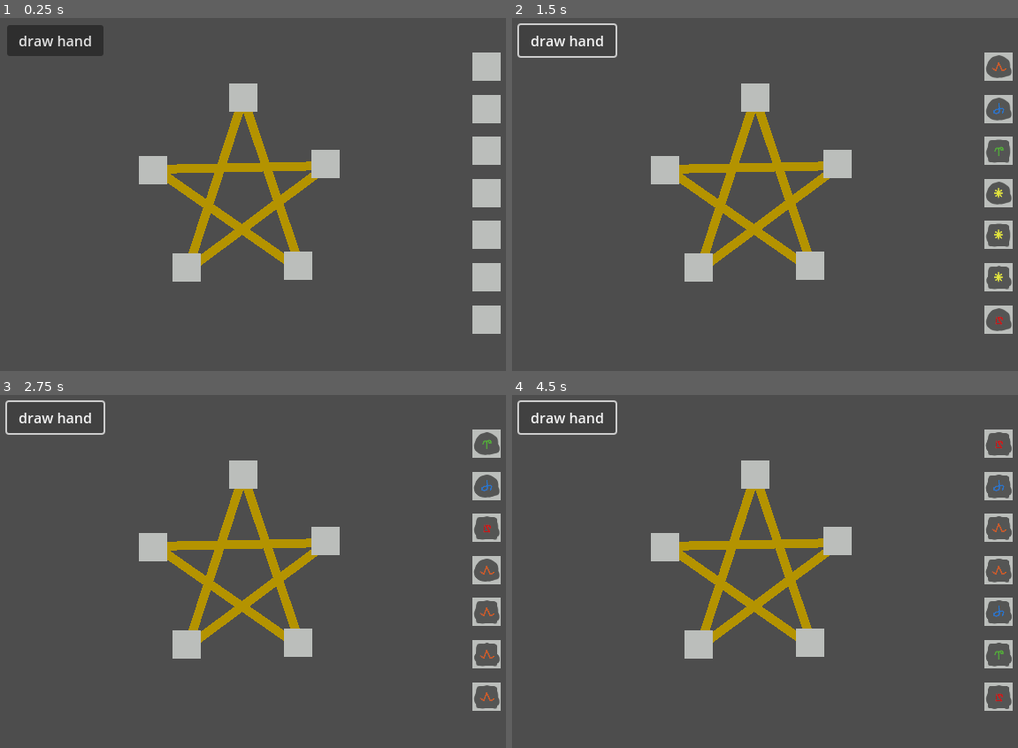
Above: before the commit, frames 1-4 (two rows, left to right).
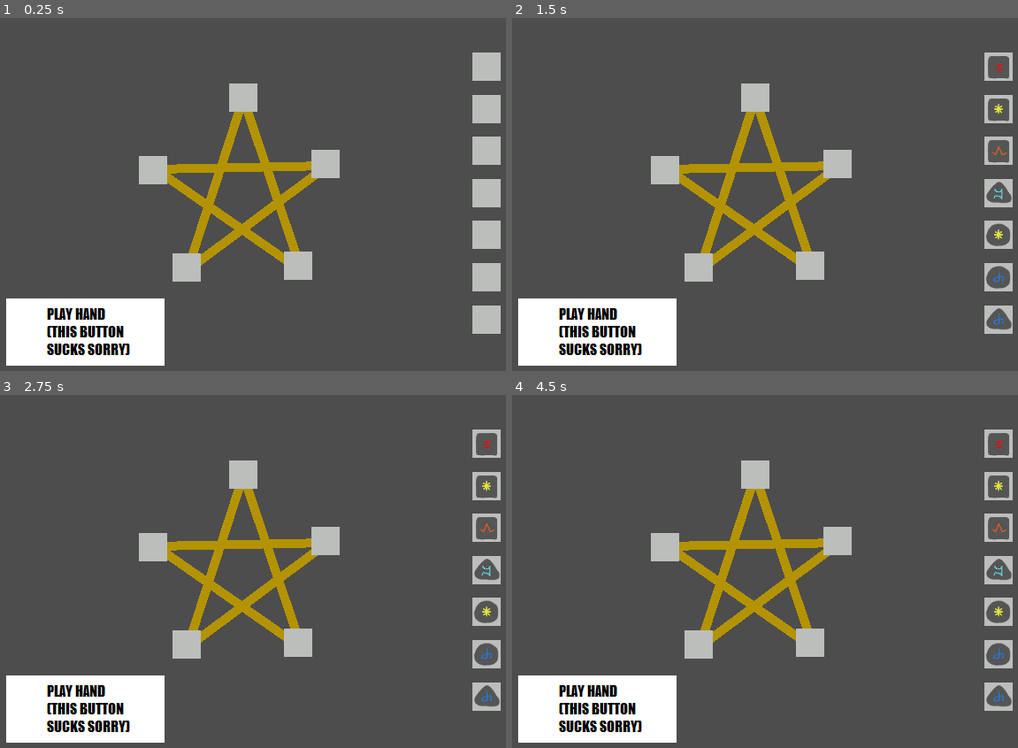
Above: after the commit, the same moments.

Repository: maxfarr/alchemy_game
Game: Godot game, scene res://alchemy.tscn
The game is run twice, just before and just after one commit, with the same random seed, the same clock (stepped at 60 frames per second) and the same inputs.
Inputs (mouse positions are in pixels of both pictures, inside the frame that each line leads up to; where the layout moved, square brackets give the same spot in the first picture):
- Up to frame 1 (0.25 s): no input
- Up to frame 2 (1.5 s): click (598, 332) [567, 39] at 0.5 s; click (598, 332) [567, 39] at 1.25 s
- Up to frame 3 (2.75 s): click (86, 709) [55, 416] at 2 s
- Up to frame 4 (4.5 s): tap Enter at 2.75, 4.25 s; tap Space at 3.5 s

The runs differ from the first frame. In frame 1, 7.6% of the frame differs, in the area x 1-33%, y 2-99%; in frame 2, 7.0%; in frame 3, 7.1%; in frame 4, 7.0%.

Commit message:
basic element/shape scoring logic implemented

Diff:
--- a/alchemy.tscn
+++ b/alchemy.tscn
@@ -1,13 +1,18 @@
-[gd_scene load_steps=5 format=3 uid="uid://cr34cyujqcbfn"]
+[gd_scene load_steps=9 format=3 uid="uid://cr34cyujqcbfn"]
 
 [ext_resource type="Script" path="res://drawButton.gd" id="1_ecvk6"]
 [ext_resource type="Texture2D" uid="uid://jvdmnyffm4w2" path="res://sprites/slot_background.png" id="3_3cafq"]
 [ext_resource type="Script" path="res://hand_slot.gd" id="3_d7d07"]
 [ext_resource type="Script" path="res://hand_slots_container.gd" id="3_gabwj"]
+[ext_resource type="Texture2D" uid="uid://db1weccruubxa" path="res://sprites/play_button_temp.png" id="5_s5k13"]
+[ext_resource type="Script" path="res://play_spell_button.gd" id="6_0t52t"]
+[ext_resource type="AudioStream" uid="uid://cplnp75s08ueq" path="res://sfx/SFX_UI_ClickSpecial1.wav" id="7_vlmb1"]
+[ext_resource type="AudioStream" uid="uid://cslkxapxngww2" path="res://sfx/SFX_UI_Draw_1.1.wav" id="8_5abf1"]
 
 [node name="Node2D" type="Node2D"]
 
 [node name="Button" type="Button" parent="."]
+visible = false
 offset_left = 8.0
 offset_top = 8.0
 offset_right = 117.0
@@ -93,6 +98,7 @@
 script = ExtResource("3_d7d07")
 
 [node name="HandSlot" type="TextureRect" parent="."]
+unique_name_in_owner = true
 offset_left = 259.0
 offset_top = 74.0
 offset_right = 299.0
@@ -102,6 +108,7 @@
 script = ExtResource("3_d7d07")
 
 [node name="HandSlot2" type="TextureRect" parent="."]
+unique_name_in_owner = true
 offset_left = 352.0
 offset_top = 149.0
 offset_right = 392.0
@@ -111,6 +118,7 @@
 script = ExtResource("3_d7d07")
 
 [node name="HandSlot3" type="TextureRect" parent="."]
+unique_name_in_owner = true
 offset_left = 321.0
 offset_top = 264.0
 offset_right = 361.0
@@ -120,6 +128,7 @@
 script = ExtResource("3_d7d07")
 
 [node name="HandSlot4" type="TextureRect" parent="."]
+unique_name_in_owner = true
 offset_left = 195.0
 offset_top = 266.0
 offset_right = 235.0
@@ -129,6 +138,7 @@
 script = ExtResource("3_d7d07")
 
 [node name="HandSlot5" type="TextureRect" parent="."]
+unique_name_in_owner = true
 offset_left = 157.0
 offset_top = 156.0
 offset_right = 197.0
@@ -143,4 +153,22 @@
 closed = true
 default_color = Color(0.707127, 0.575502, 7.70092e-07, 1)
 
+[node name="PlaySpellButton" type="TextureButton" parent="."]
+offset_left = 7.0
+offset_top = 317.0
+offset_right = 186.0
+offset_bottom = 393.0
+texture_normal = ExtResource("5_s5k13")
+stretch_mode = 0
+script = ExtResource("6_0t52t")
+
+[node name="RuneDropSFX" type="AudioStreamPlayer" parent="."]
+unique_name_in_owner = true
+stream = ExtResource("7_vlmb1")
+
+[node name="RuneDrawSFX" type="AudioStreamPlayer" parent="."]
+unique_name_in_owner = true
+stream = ExtResource("8_5abf1")
+
 [connection signal="pressed" from="Button" to="Button" method="_on_pressed"]
+[connection signal="pressed" from="PlaySpellButton" to="PlaySpellButton" method="_on_pressed"]
--- a/hand_slot.gd
+++ b/hand_slot.gd
@@ -5,13 +5,14 @@
 @export var rune : Rune
 
 func _get_drag_data(at_position):
-	var sprite = RuneSprite.new(rune)
-	sprite.set_indexed("self_modulate:a", 0.5)
-	set_drag_preview(sprite)
-	return {
-		"rune": rune,
-		"origin": self
-	}
+	if rune != null:
+		var sprite = RuneSprite.new(rune)
+		sprite.set_indexed("self_modulate:a", 0.5)
+		set_drag_preview(sprite)
+		return {
+			"rune": rune,
+			"origin": self
+		}
 
 func _can_drop_data(at_position, data):
 	return true
@@ -40,6 +41,8 @@
 		rune_sprite.position = Vector2(Utils.RUNE_WIDTH_PX/2, Utils.RUNE_WIDTH_PX/2)
 		origin.add_child(rune_sprite)
 
+	%RuneDropSFX.play()
+
 # Called when the node enters the scene tree for the first time.
 func _ready():
 	pass # Replace with function body.
--- a/hand_slots_container.gd
+++ b/hand_slots_container.gd
@@ -14,7 +14,21 @@
 
 # Called when the node enters the scene tree for the first time.
 func _ready():
-	pass # Replace with function body.
+	await get_tree().create_timer(1.0).timeout
+	%RuneDrawSFX.play()
+	for i in range(7):
+		var rune = PlayerData.drawRune()
+
+		if rune == null:
+			print("Bag is empty!")
+			return
+
+		print(rune.shape + " / " + rune.element)
+		var slot = hand_slots[i]
+		slot.rune = rune
+		var rune_sprite = RuneSprite.new(rune)
+		slot.add_child(rune_sprite)
+		rune_sprite.position = Vector2(16, 16)
 
 
 # Called every frame. 'delta' is the elapsed time since the previous frame.
--- /dev/null
+++ b/play_spell_button.gd
@@ -0,0 +1,157 @@
+extends TextureButton
+
+@onready var play_slots = [
+	%HandSlot,
+	%HandSlot2,
+	%HandSlot3,
+	%HandSlot4,
+	%HandSlot5
+]
+
+# indices of neighbors for each slot
+const neighbors = [[2, 3], [3, 4], [4, 0], [0, 1], [1, 2]]
+
+# Called when the node enters the scene tree for the first time.
+func _ready():
+	pass # Replace with function body.
+
+# Called every frame. 'delta' is the elapsed time since the previous frame.
+func _process(delta):
+	pass
+
+func score_hand():
+	var score = 0
+	var mult = 0
+
+	var combo_occurrences = {
+		# element
+		"single_element" : [],
+		"double_element" : [],
+		"triple_element" : [],
+		"quad_element" : [],
+		# all same element
+		"pure_infusion" : [],
+		#shapes
+		"single_shape" : [],
+		"double_shape" : [],
+		"triple_shape" : [],
+		"quad_shape" : [],
+		# all same shape
+		"balanced_infusion" : [],
+		# all same shape and element
+		"total_infusion" : []
+	}
+
+	# check element combos, will use dummy dict values to represent a set
+	var runes_checked_for_elements = {}
+	for i in range(5):
+		#print("checking rune %d" % i)
+		if runes_checked_for_elements.has(i): continue
+		#print("rune %d not checked yet" % i)
+
+		var rune = play_slots[i].rune
+
+		if rune != null:
+			#print("rune %d not null" % i)
+			var connected = 1
+			var runes_in_element_combo = [i]
+			# check the neighbors
+			for neighbor in range(2):
+				var neighbor_index = neighbors[i][neighbor]
+				var neighbor_rune = play_slots[neighbor_index].rune
+				#print("neighbor index is %d" % neighbor_index)
+				if neighbor_rune != null and neighbor_rune.element == rune.element and not runes_checked_for_elements.has(neighbor_index):
+					#print("match between %d and %d" % [i, neighbor_index])
+					runes_checked_for_elements[neighbor_index] = null
+					runes_in_element_combo.append(neighbor_index)
+					connected += 1
+
+					# ...and then check the neighbors of each neighbor
+					# sorry to anyone reading this code in the future, had to make quick decisions
+					for other_neighbor in range(2):
+						var other_neighbor_index = neighbors[neighbor_index][other_neighbor]
+						if other_neighbor_index == i: continue
+						var other_neighbor_rune = play_slots[other_neighbor_index].rune
+						#print("neighbor index is %d" % neighbor_index)
+						if other_neighbor_rune != null and other_neighbor_rune.element == neighbor_rune.element and not runes_checked_for_elements.has(other_neighbor_index):
+							#print("match between %d and %d" % [neighbor_index, other_neighbor_index])
+							connected += 1
+							runes_checked_for_elements[other_neighbor_index] = null
+							runes_in_element_combo.append(other_neighbor_index)
+
+			#print("connected %d" % connected)
+			if connected == 1:
+				combo_occurrences["single_element"].append([runes_in_element_combo, rune.element])
+			elif connected == 2:
+				combo_occurrences["double_element"].append([runes_in_element_combo, rune.element])
+			elif connected == 3:
+				combo_occurrences["triple_element"].append([runes_in_element_combo, rune.element])
+			elif connected == 4:
+				combo_occurrences["quad_element"].append([runes_in_element_combo, rune.element])
+			elif connected == 5:
+				combo_occurrences["pure_infusion"].append([runes_in_element_combo, rune.element])
+				break
+		runes_checked_for_elements[i] = null
+
+	# check shape combos, will use dummy dict values to represent a set
+	var runes_checked_for_shapes = {}
+	for i in range(5):
+		#print("checking rune %d" % i)
+		if runes_checked_for_shapes.has(i): continue
+		#print("rune %d not checked yet" % i)
+
+		var rune = play_slots[i].rune
+
+		if rune != null:
+			#print("rune %d not null" % i)
+			var connected = 1
+			var runes_in_shape_combo = [i]
+			# check the neighbors
+			for neighbor in range(2):
+				var neighbor_index = neighbors[i][neighbor]
+				var neighbor_rune = play_slots[neighbor_index].rune
+				#print("neighbor index is %d" % neighbor_index)
+				if neighbor_rune != null and neighbor_rune.shape == rune.shape and not runes_checked_for_shapes.has(neighbor_index):
+					#print("match between %d and %d" % [i, neighbor_index])
+					runes_checked_for_shapes[neighbor_index] = null
+					runes_in_shape_combo.append(neighbor_index)
+					connected += 1
+
+					# ...and then check the neighbors of each neighbor
+					# sorry to anyone reading this code in the future, had to make quick decisions
+					for other_neighbor in range(2):
+						var other_neighbor_index = neighbors[neighbor_index][other_neighbor]
+						if other_neighbor_index == i: continue
+						var other_neighbor_rune = play_slots[other_neighbor_index].rune
+						#print("neighbor index is %d" % neighbor_index)
+						if other_neighbor_rune != null and other_neighbor_rune.shape == neighbor_rune.shape and not runes_checked_for_shapes.has(other_neighbor_index):
+							#print("match between %d and %d" % [neighbor_index, other_neighbor_index])
+							connected += 1
+							runes_checked_for_shapes[other_neighbor_index] = null
+							runes_in_shape_combo.append(other_neighbor_index)
+
+			#print("connected %d" % connected)
+			if connected == 1:
+				combo_occurrences["single_shape"].append([runes_in_shape_combo, rune.shape])
+			elif connected == 2:
+				combo_occurrences["double_shape"].append([runes_in_shape_combo, rune.shape])
+			elif connected == 3:
+				combo_occurrences["triple_shape"].append([runes_in_shape_combo, rune.shape])
+			elif connected == 4:
+				combo_occurrences["quad_shape"].append([runes_in_shape_combo, rune.shape])
+			elif connected == 5:
+				combo_occurrences["balanced_infusion"].append([runes_in_shape_combo, rune.shape])
+				break
+		runes_checked_for_shapes[i] = null
+
+	print(runes_checked_for_elements)
+	print(runes_checked_for_shapes)
+	print(combo_occurrences)
+
+	if combo_occurrences["triple_element"].size() == 1 and combo_occurrences["double_element"].size() == 1:
+		pass
+
+	return {"score" : score, "mult" : mult}
+
+func _on_pressed():
+	var score_values = score_hand()
--- a/project.godot
+++ b/project.godot
@@ -23,5 +23,6 @@
 
 window/size/viewport_width=600
 window/size/viewport_height=400
+window/size/mode=2
 window/stretch/mode="viewport"
 window/stretch/scale_mode="integer"
--- a/utils.gd
+++ b/utils.gd
@@ -5,7 +5,26 @@
 const RUNE_WIDTH_PX = 32
 
 enum RuneShape {CIRCLE, SQUARE, TRIANGLE}
-enum Element {FIRE, WATER, EARTH, LIGHTNING, METAL}
+enum Element {FIRE, WATER, EARTH, AIR, LIGHTNING, METAL}
+
+const combo_names = {
+	# element
+	"single_element" : "Single Element",
+	"double_element" : "Double Element",
+	"triple_element" : "Triple Element",
+	"quad_element" : "Quad Element",
+	# all same element
+	"pure_infusion" : "Pure Infusion",
+	#shapes
+	"single_shape" : "Single Shape",
+	"double_shape" : "Double Shape",
+	"triple_shape" : "Triple Shape",
+	"quad_shape" : "Quad Shape",
+	# all same shape
+	"balanced_infusion" : "Balanced Infusion",
+	# all same shape and element
+	"total_infusion" : "Total Infusion"
+}
 
 # i hate this, why did i do it this way
 const BaseSprites = {
@@ -13,6 +32,7 @@
 		"FIRE" : "res://sprites/base_runes/circle_fire.png",
 		"WATER" : "res://sprites/base_runes/circle_water.png",
 		"EARTH" : "res://sprites/base_runes/circle_earth.png",
+		"AIR" : "res://sprites/base_runes/circle_air.png",
 		"LIGHTNING": "res://sprites/base_runes/circle_lightning.png",
 		"METAL": "res://sprites/base_runes/circle_metal.png"
 	},
@@ -20,6 +40,7 @@
 		"FIRE" : "res://sprites/base_runes/square_fire.png",
 		"WATER" : "res://sprites/base_runes/square_water.png",
 		"EARTH" : "res://sprites/base_runes/square_earth.png",
+		"AIR" : "res://sprites/base_runes/square_air.png",
 		"LIGHTNING": "res://sprites/base_runes/square_lightning.png",
 		"METAL": "res://sprites/base_runes/square_metal.png"
 	},
@@ -27,7 +48,17 @@
 		"FIRE" : "res://sprites/base_runes/triangle_fire.png",
 		"WATER" : "res://sprites/base_runes/triangle_water.png",
 		"EARTH" : "res://sprites/base_runes/triangle_earth.png",
+		"AIR" : "res://sprites/base_runes/triangle_air.png",
 		"LIGHTNING": "res://sprites/base_runes/triangle_lightning.png",
 		"METAL": "res://sprites/base_runes/triangle_metal.png"
 	}
 }
+
+const element_opposites = {
+	"FIRE" : "WATER",
+	"WATER" : "FIRE",
+	"EARTH" : "AIR",
+	"AIR" : "EARTH",
+	"LIGHTNING" : "METAL",
+	"METAL" : "LIGHTNING"
+}
Not shown, added: sfx/SFX_UI_ClickSpecial1.wav.import
Not shown, added: sfx/SFX_UI_Draw_1.1.wav.import
Binary file added: sprites/base_runes/circle_air.png
Not shown, added: sprites/base_runes/circle_air.png.import
Binary file added: sprites/base_runes/square_air.png
Not shown, added: sprites/base_runes/square_air.png.import
Binary file added: sprites/base_runes/triangle_air.png
Not shown, added: sprites/base_runes/triangle_air.png.import
Binary file added: sprites/play_button_temp.png
Not shown, added: sprites/play_button_temp.png.import
Not shown, changed: runes_raw.xcf
Not shown, added: sfx/SFX_UI_ClickSpecial1.wav
(and 1 more such lines)
